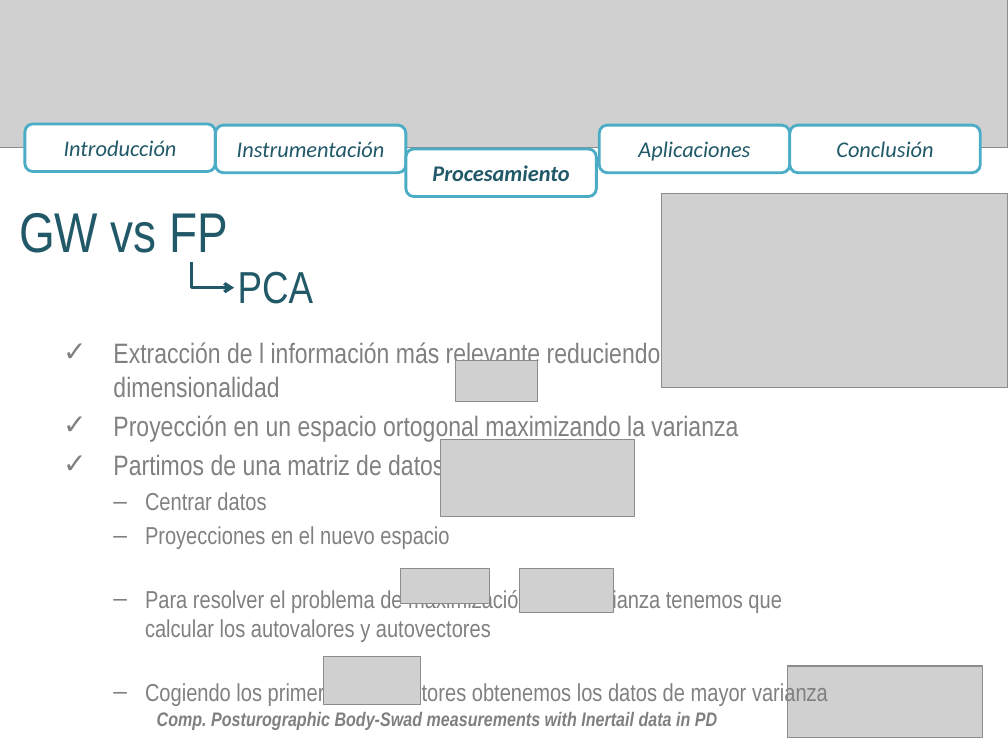
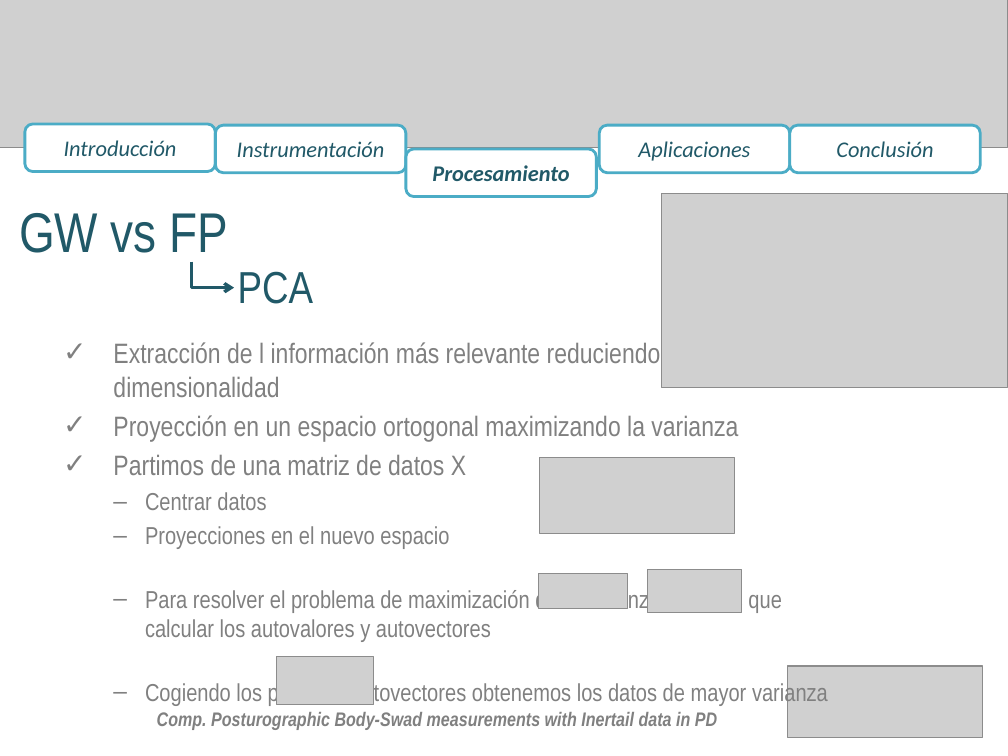
Before and after one commit to aolivares/APA, a slide deck: slide 11 of Documents/Project report Vero/Presentation/Presentation_V2.pptx. Drawn at 1008x756 pixels with LibreOffice and Linux fonts; fonts in the diff are those of the drawing; grey boxes stand for pictures. Boxes give left, top, right and bottom in pixels: in the first picture for what was removed or moved away, otherwise in the second. Text is boxed around its words. In the diff, an @@ line names an element or a change of style, - is before the commit and + after.

```diff
--- a/Documents/Project report Vero/Presentation/Presentation_V2.pptx
+++ b/Documents/Project report Vero/Presentation/Presentation_V2.pptx
@@ picture removed at (456,361,537,401) @@
@@ picture: place and size @@
-picture at (440,439,635,516)
+picture at (540,458,735,534)
@@ picture: place and size @@
-picture at (400,569,490,603)
+picture at (538,574,628,608)
@@ picture: place and size @@
-picture at (519,569,613,612)
+picture at (647,570,741,613)
@@ picture: place and size @@
-picture at (324,656,420,705)
+picture at (277,656,374,705)
```
Also in this commit, not shown: 1 other file.
